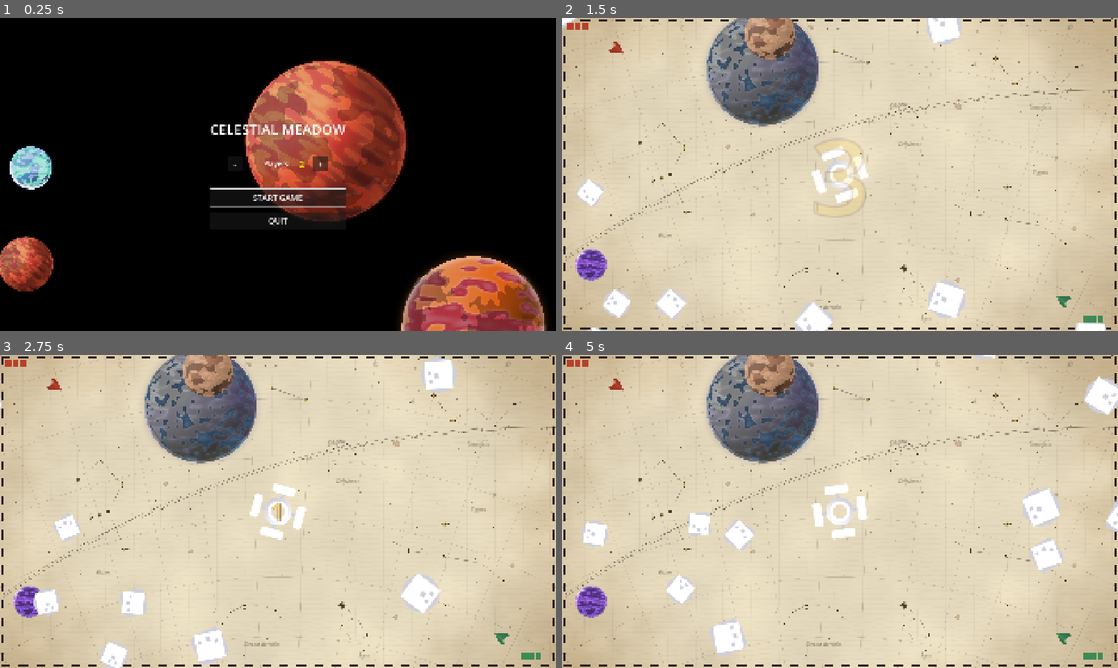
Above: before the commit, frames 1-4 (two rows, left to right).
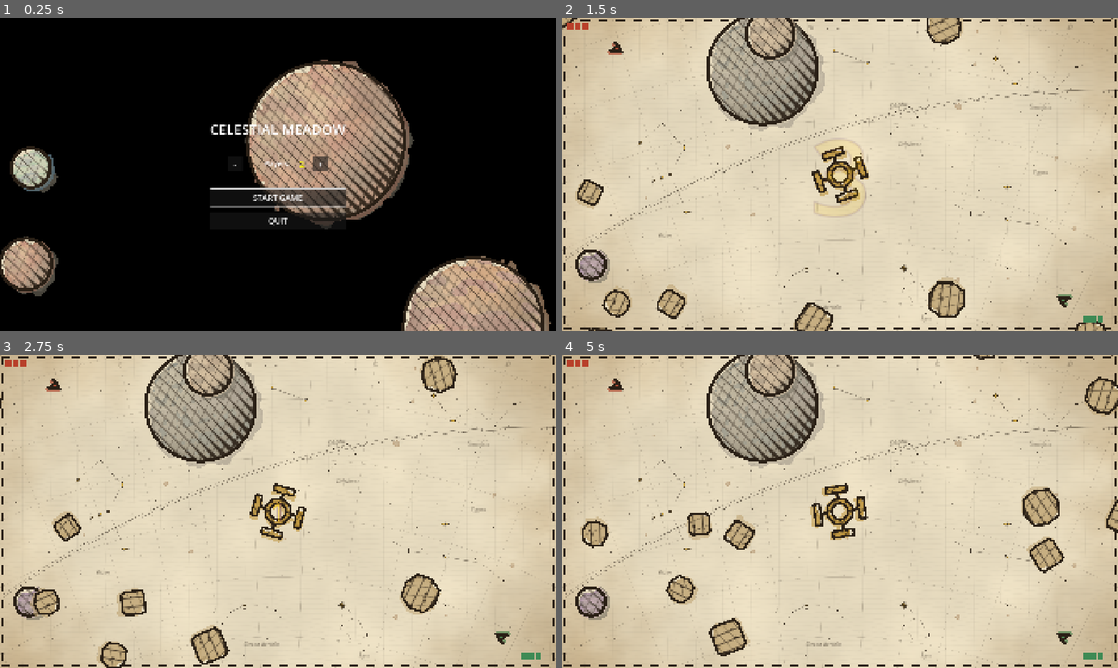
Above: after the commit, the same moments.

Repository: Teeohbee/CelestialMeadow
Game: Godot game, scene res://menu.tscn
Two runs of this game, one before a commit and one after it. Both use one fixed random seed, a clock stepped at 60 frames per second and the inputs below.
Inputs:
- Up to frame 1 (0.25 s): no input
- Up to frame 2 (1.5 s): click "START GAME" at 0.5 s
- Up to frame 3 (2.75 s): no input
- Up to frame 4 (5 s): no input

The runs differ from the first frame. In frame 1, 19% of the frame differs, in the area x 0-100%, y 13-100%; in frame 2, 10%; in frame 3, 10%; in frame 4, 11%.

Commit message:
feat: engrave sprites as hand-tinted copperplate
One canvas shader turns the existing art into an engraving: a ruled ink
outline, parallel lines that swell with the art's darkness and
cross-hatch in deep shadow, and a watercolour wash laid slightly out of
register with pigment pooling at the rim. Line sizes are measured in
screen pixels so every sprite scale reads alike.

- ships: washed in the player's pigment
- asteroids: buff wash, heavily ruled
- planets: hatched spheres lit from the upper left, faded wash of the
  original art
- station, explosions, thrusters: brass and gold

Diff:
--- a/asteroid.tscn
+++ b/asteroid.tscn
@@ -1,10 +1,11 @@
-[gd_scene load_steps=8 format=3 uid="uid://po2jwbc0apgh"]
+[gd_scene load_steps=9 format=3 uid="uid://po2jwbc0apgh"]
 
 [ext_resource type="Script" path="res://asteroid.gd" id="1_ftbns"]
 [ext_resource type="Texture2D" uid="uid://b306jfmx0me1x" path="res://sprites/asteroid00.png" id="2_c3vyr"]
 [ext_resource type="Texture2D" uid="uid://wtpq2d37xq51" path="res://sprites/asteroid01.png" id="3_2d4gk"]
 [ext_resource type="PackedScene" uid="uid://0rrpx2uqw0jh" path="res://explosion.tscn" id="3_3pasg"]
 [ext_resource type="AudioStream" uid="uid://crehfdwax0f6x" path="res://audio/explosion.ogg" id="4_bsxi3"]
+[ext_resource type="Material" path="res://shaders/engraving_asteroid_material.tres" id="5_rock_mat"]
 
 [sub_resource type="PhysicsMaterial" id="PhysicsMaterial_jey0l"]
 bounce = 1.0
@@ -20,6 +21,7 @@
 sprites = Array[CompressedTexture2D]([ExtResource("2_c3vyr"), ExtResource("3_2d4gk")])
 
 [node name="Sprite2D" type="Sprite2D" parent="."]
+material = ExtResource("5_rock_mat")
 
 [node name="CollisionShape2D" type="CollisionShape2D" parent="."]
 position = Vector2(0.250001, -0.250001)
--- a/explosion.tscn
+++ b/explosion.tscn
@@ -1,8 +1,9 @@
-[gd_scene load_steps=5 format=3 uid="uid://0rrpx2uqw0jh"]
+[gd_scene load_steps=6 format=3 uid="uid://0rrpx2uqw0jh"]
 
 [ext_resource type="Texture2D" uid="uid://dqeyrdtevklx4" path="res://sprites/star_small.png" id="1_xvatj"]
 [ext_resource type="Texture2D" uid="uid://c2xillm2wtj76" path="res://sprites/star_medium.png" id="2_rnwpx"]
 [ext_resource type="Texture2D" uid="uid://cwo8psgtk24p6" path="res://sprites/star_large.png" id="3_wu2kj"]
+[ext_resource type="Material" path="res://shaders/engraving_star_material.tres" id="4_star_mat"]
 
 [sub_resource type="SpriteFrames" id="SpriteFrames_shs2g"]
 animations = [{
@@ -40,6 +41,7 @@
 }]
 
 [node name="Explosion" type="AnimatedSprite2D"]
+material = ExtResource("4_star_mat")
 rotation = 0.785398
 sprite_frames = SubResource("SpriteFrames_shs2g")
 animation = &"explode"
--- a/planet.tscn
+++ b/planet.tscn
@@ -11,7 +11,9 @@
 [ext_resource type="Texture2D" uid="uid://bgioc4nl73xc0" path="res://sprites/planet07.png" id="9_gib37"]
 [ext_resource type="Texture2D" uid="uid://kvy4jitc24uw" path="res://sprites/planet08.png" id="10_e8ovj"]
 [ext_resource type="Texture2D" uid="uid://da822ryvpydf2" path="res://sprites/planet09.png" id="11_wohbm"]
+[ext_resource type="Material" path="res://shaders/engraving_planet_material.tres" id="12_planet_mat"]
 
 [node name="Planet" type="Sprite2D"]
+material = ExtResource("12_planet_mat")
 script = ExtResource("1_ivuc2")
 sprites = Array[CompressedTexture2D]([ExtResource("2_w0pjv"), ExtResource("3_yxdm2"), ExtResource("4_kokns"), ExtResource("5_2epay"), ExtResource("6_fo2w3"), ExtResource("7_6upxq"), ExtResource("8_1vb86"), ExtResource("9_gib37"), ExtResource("10_e8ovj"), ExtResource("11_wohbm")])
--- a/player.tscn
+++ b/player.tscn
@@ -7,6 +7,8 @@
 [ext_resource type="PackedScene" uid="uid://0rrpx2uqw0jh" path="res://explosion.tscn" id="5_8r2ey"]
 [ext_resource type="AudioStream" uid="uid://d1ih0wlocb1vm" path="res://audio/laser.ogg" id="6_fcvbl"]
 [ext_resource type="AudioStream" uid="uid://crehfdwax0f6x" path="res://audio/explosion.ogg" id="7_3y38g"]
+[ext_resource type="Material" path="res://shaders/engraving_ship_material.tres" id="8_ship_mat"]
+[ext_resource type="Material" path="res://shaders/engraving_star_material.tres" id="9_flame_mat"]
 
 [sub_resource type="CircleShape2D" id="CircleShape2D_v3wws"]
 radius = 21.0
@@ -18,11 +20,13 @@
 bullet_scene = ExtResource("2_wq7s0")
 
 [node name="Ship" type="Sprite2D" parent="."]
+material = ExtResource("8_ship_mat")
 rotation = 1.5708
 scale = Vector2(0.5, 0.5)
 texture = ExtResource("3_d23ed")
 
 [node name="Thruster" type="Sprite2D" parent="Ship"]
+material = ExtResource("9_flame_mat")
 position = Vector2(0.000361999, 100)
 scale = Vector2(0.5, 1)
 texture = ExtResource("4_jcy36")
--- /dev/null
+++ b/shaders/engraving.gdshader
@@ -0,0 +1,127 @@
+shader_type canvas_item;
+
+// Copperplate engraving with hand-applied watercolour, as on a tinted plate
+// from an antique atlas. The sprite becomes:
+// - a ruled ink outline
+// - parallel engraved lines whose width swells with the sprite's darkness,
+//   cross-hatched in the deepest shadow
+// - an optional wash of colour laid on by hand: slightly out of register
+//   with the outline, ragged at the edge, with pigment pooling at the rim
+// Line sizes are in screen pixels so they read the same at every scale.
+
+uniform vec4 ink : source_color = vec4(0.165, 0.125, 0.086, 1.0);
+uniform vec4 paper : source_color = vec4(0.91, 0.863, 0.753, 1.0);
+uniform vec4 wash_color : source_color = vec4(1.0);
+uniform bool wash_from_tint = true;      // wash in the node's modulate colour
+uniform bool wash_from_texture = false;  // wash in the art's own colours, faded
+uniform float wash_strength = 0.85;
+uniform vec2 wash_offset = vec2(1.5, 1.0);   // screen px out of register
+uniform float wash_bleed = 1.5;              // screen px of ragged edge
+uniform float wash_outside = 0.6;            // opacity of wash spilling past the outline
+uniform float line_spacing = 5.5;            // screen px between engraved lines
+uniform float line_angle = 0.0;              // degrees, in the sprite's own space
+uniform float cross_angle = 70.0;            // degrees between hatch and cross-hatch
+uniform float base_density = 0.12;           // light ruling over every surface
+uniform float shade_strength = 1.0;          // from the sprite's darkness
+uniform float cross_threshold = 0.65;
+uniform float outline_px = 1.4;
+uniform bool sphere_shading = false;         // shade as a lit sphere (planets)
+uniform vec2 light_dir = vec2(-0.6, -0.55);
+uniform float sphere_strength = 0.9;
+
+varying vec4 tint;
+
+void vertex() {
+	tint = COLOR;
+}
+
+float hash(vec2 p) {
+	return fract(sin(dot(p, vec2(127.1, 311.7))) * 43758.5453);
+}
+
+float value_noise(vec2 p) {
+	vec2 i = floor(p);
+	vec2 f = fract(p);
+	f = f * f * (3.0 - 2.0 * f);
+	return mix(mix(hash(i), hash(i + vec2(1.0, 0.0)), f.x),
+		mix(hash(i + vec2(0.0, 1.0)), hash(i + vec2(1.0, 1.0)), f.x), f.y);
+}
+
+// Coverage of engraved lines at angle `deg`, each `width` (0..1) of the
+// spacing. Lines waver slightly, as a hand-pushed burin does.
+float ruling(vec2 px, float scale, float deg, float width) {
+	float a = radians(deg);
+	vec2 dir = vec2(-sin(a), cos(a));
+	float spacing = line_spacing * scale;
+	float q = dot(px, dir) / spacing + (value_noise(px / (spacing * 6.0)) - 0.5) * 0.35;
+	float d = abs(fract(q + 0.5) - 0.5) * 2.0;
+	float aa = 1.2 / line_spacing;  // about half a screen pixel
+	return 1.0 - smoothstep(width - aa, width + aa, d);
+}
+
+#define BODY(uv) smoothstep(0.35, 0.65, texture(TEXTURE, uv).a)
+
+void fragment() {
+	vec4 tex = texture(TEXTURE, UV);
+	vec2 px = UV / TEXTURE_PIXEL_SIZE;
+	// Texture pixels per screen pixel, whatever the node's scale or rotation
+	float scale = max(0.0001, 0.5 * (length(dFdx(px)) + length(dFdy(px))));
+	vec2 one = scale * TEXTURE_PIXEL_SIZE;
+
+	float body = BODY(UV);
+	float lum = dot(tex.rgb, vec3(0.299, 0.587, 0.114));
+
+	// Ruled outline just inside the silhouette
+	float o = outline_px;
+	float least = 1.0;
+	for (int i = 0; i < 8; i++) {
+		vec2 dir = vec2(cos(float(i) * TAU / 8.0), sin(float(i) * TAU / 8.0));
+		least = min(least, BODY(UV + dir * o * one));
+	}
+	float outline = body * (1.0 - least);
+
+	// Shading: darkness of the art plus, for planets, the unlit side
+	float shade = base_density + (1.0 - lum) * shade_strength;
+	if (sphere_shading) {
+		vec2 n = (UV - 0.5) * 2.0;
+		float nz = sqrt(max(0.0, 1.0 - dot(n, n)));
+		float lit = dot(normalize(vec3(n, nz)), normalize(vec3(light_dir, 0.7)));
+		shade += smoothstep(0.45, -0.35, lit) * sphere_strength;
+	}
+	shade = clamp(shade, 0.0, 1.4);
+	float lines = ruling(px, scale, line_angle, min(shade, 1.0) * 0.55);
+	float cross_amount = clamp((shade - cross_threshold) / (1.4 - cross_threshold), 0.0, 1.0);
+	lines = max(lines, ruling(px, scale, line_angle + cross_angle, cross_amount * 0.5));
+	lines *= body;
+
+	// Watercolour wash: out of register, ragged, darker where it pools
+	float wash = 0.0;
+	if (wash_from_tint || wash_from_texture || wash_color.rgb != vec3(1.0)) {
+		vec2 jitter = vec2(value_noise(px / (6.0 * scale)), value_noise(px / (6.0 * scale) + 17.0)) - 0.5;
+		vec2 wuv = UV - (wash_offset + jitter * wash_bleed * 2.0) * one;
+		wash = BODY(wuv);
+		float ring = 0.0;
+		for (int i = 0; i < 4; i++) {
+			vec2 dir = vec2(cos(float(i) * TAU / 4.0 + 0.4), sin(float(i) * TAU / 4.0 + 0.4));
+			ring += BODY(wuv + dir * 3.0 * one);
+		}
+		float rim = clamp(1.0 - ring * 0.25, 0.0, 1.0) * wash;
+		vec3 pigment = wash_color.rgb;
+		if (wash_from_tint) {
+			pigment = tint.rgb;
+		}
+		if (wash_from_texture) {
+			pigment = mix(vec3(lum), tex.rgb, 0.7);
+		}
+		float k = wash_strength * (0.85 + 0.25 * value_noise(px / (14.0 * scale))) + rim * 0.25;
+		vec3 washed = paper.rgb * mix(vec3(1.0), pigment, clamp(k, 0.0, 1.0));
+		vec3 base = mix(paper.rgb, washed, wash);
+		COLOR.rgb = base;
+	} else {
+		COLOR.rgb = paper.rgb;
+	}
+
+	COLOR.rgb = mix(COLOR.rgb, ink.rgb, max(lines * 0.9, outline));
+	float alpha = max(body, wash * wash_outside);
+	COLOR.a = alpha * tint.a;
+}
--- /dev/null
+++ b/shaders/engraving_asteroid_material.tres
@@ -0,0 +1,13 @@
+[gd_resource type="ShaderMaterial" load_steps=2 format=3]
+
+[ext_resource type="Shader" path="res://shaders/engraving.gdshader" id="1_shader"]
+
+[resource]
+shader = ExtResource("1_shader")
+shader_parameter/wash_from_tint = false
+shader_parameter/wash_color = Color(0.79, 0.7, 0.53, 1)
+shader_parameter/wash_strength = 0.7
+shader_parameter/line_angle = 35.0
+shader_parameter/shade_strength = 3.0
+shader_parameter/base_density = 0.2
+shader_parameter/cross_threshold = 0.6
--- /dev/null
+++ b/shaders/engraving_planet_material.tres
@@ -0,0 +1,18 @@
+[gd_resource type="ShaderMaterial" load_steps=2 format=3]
+
+[ext_resource type="Shader" path="res://shaders/engraving.gdshader" id="1_shader"]
+
+[resource]
+shader = ExtResource("1_shader")
+shader_parameter/wash_from_tint = false
+shader_parameter/wash_from_texture = true
+shader_parameter/wash_strength = 0.4
+shader_parameter/wash_offset = Vector2(3, 2)
+shader_parameter/wash_bleed = 3.0
+shader_parameter/sphere_shading = true
+shader_parameter/shade_strength = 0.3
+shader_parameter/base_density = 0.0
+shader_parameter/line_angle = 45.0
+shader_parameter/outline_px = 2.0
+shader_parameter/sphere_strength = 1.1
+shader_parameter/line_spacing = 5.0
--- /dev/null
+++ b/shaders/engraving_ship_material.tres
@@ -0,0 +1,9 @@
+[gd_resource type="ShaderMaterial" load_steps=2 format=3]
+
+[ext_resource type="Shader" path="res://shaders/engraving.gdshader" id="1_shader"]
+
+[resource]
+shader = ExtResource("1_shader")
+shader_parameter/wash_strength = 0.9
+shader_parameter/line_angle = 90.0
+shader_parameter/outline_px = 1.6
--- /dev/null
+++ b/shaders/engraving_star_material.tres
@@ -0,0 +1,12 @@
+[gd_resource type="ShaderMaterial" load_steps=2 format=3]
+
+[ext_resource type="Shader" path="res://shaders/engraving.gdshader" id="1_shader"]
+
+[resource]
+shader = ExtResource("1_shader")
+shader_parameter/wash_from_tint = false
+shader_parameter/wash_color = Color(0.79, 0.63, 0.23, 1)
+shader_parameter/wash_strength = 0.8
+shader_parameter/base_density = 0.1
+shader_parameter/shade_strength = 1.5
+shader_parameter/line_angle = 0.0
--- /dev/null
+++ b/shaders/engraving_station_material.tres
@@ -0,0 +1,11 @@
+[gd_resource type="ShaderMaterial" load_steps=2 format=3]
+
+[ext_resource type="Shader" path="res://shaders/engraving.gdshader" id="1_shader"]
+
+[resource]
+shader = ExtResource("1_shader")
+shader_parameter/wash_from_tint = false
+shader_parameter/wash_color = Color(0.79, 0.63, 0.23, 1)
+shader_parameter/wash_strength = 0.75
+shader_parameter/shade_strength = 2.0
+shader_parameter/line_angle = 0.0
--- a/space_station.tscn
+++ b/space_station.tscn
@@ -1,7 +1,8 @@
-[gd_scene load_steps=5 format=3 uid="uid://dw6t1mq7v7ltb"]
+[gd_scene load_steps=6 format=3 uid="uid://dw6t1mq7v7ltb"]
 
 [ext_resource type="Script" path="res://space_station.gd" id="1_tpi0f"]
 [ext_resource type="Texture2D" uid="uid://6to4hoo5jbon" path="res://sprites/station.png" id="1_yn1n7"]
+[ext_resource type="Material" path="res://shaders/engraving_station_material.tres" id="2_brass_mat"]
 
 [sub_resource type="CircleShape2D" id="CircleShape2D_f7t7u"]
 radius = 32.5615
@@ -14,6 +15,7 @@
 script = ExtResource("1_tpi0f")
 
 [node name="Sprite2D" type="Sprite2D" parent="."]
+material = ExtResource("2_brass_mat")
 texture = ExtResource("1_yn1n7")
 
 [node name="CollisionShape2D" type="CollisionShape2D" parent="."]
Not shown: 1 places in planet.tscn that only renumber resources
Not shown: 1 places in player.tscn that only renumber resources
Not shown, added: shaders/engraving.gdshader.uid
